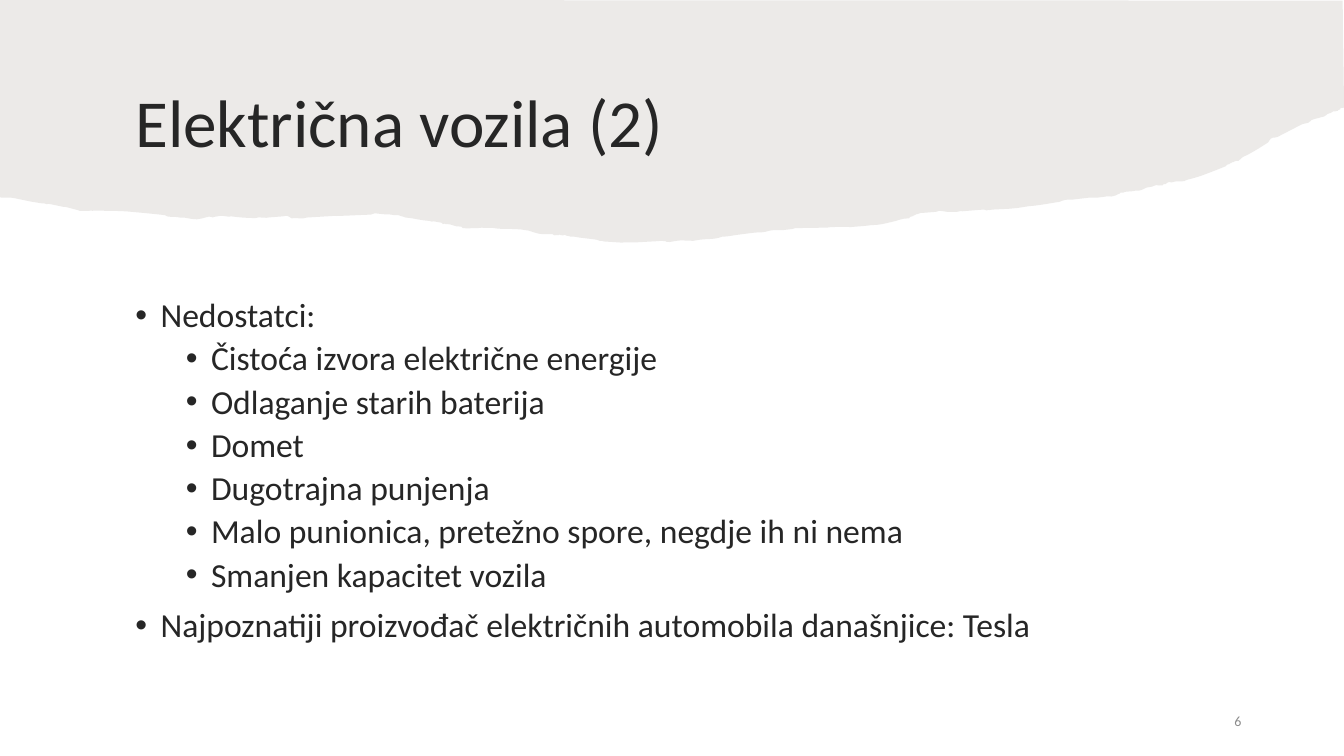
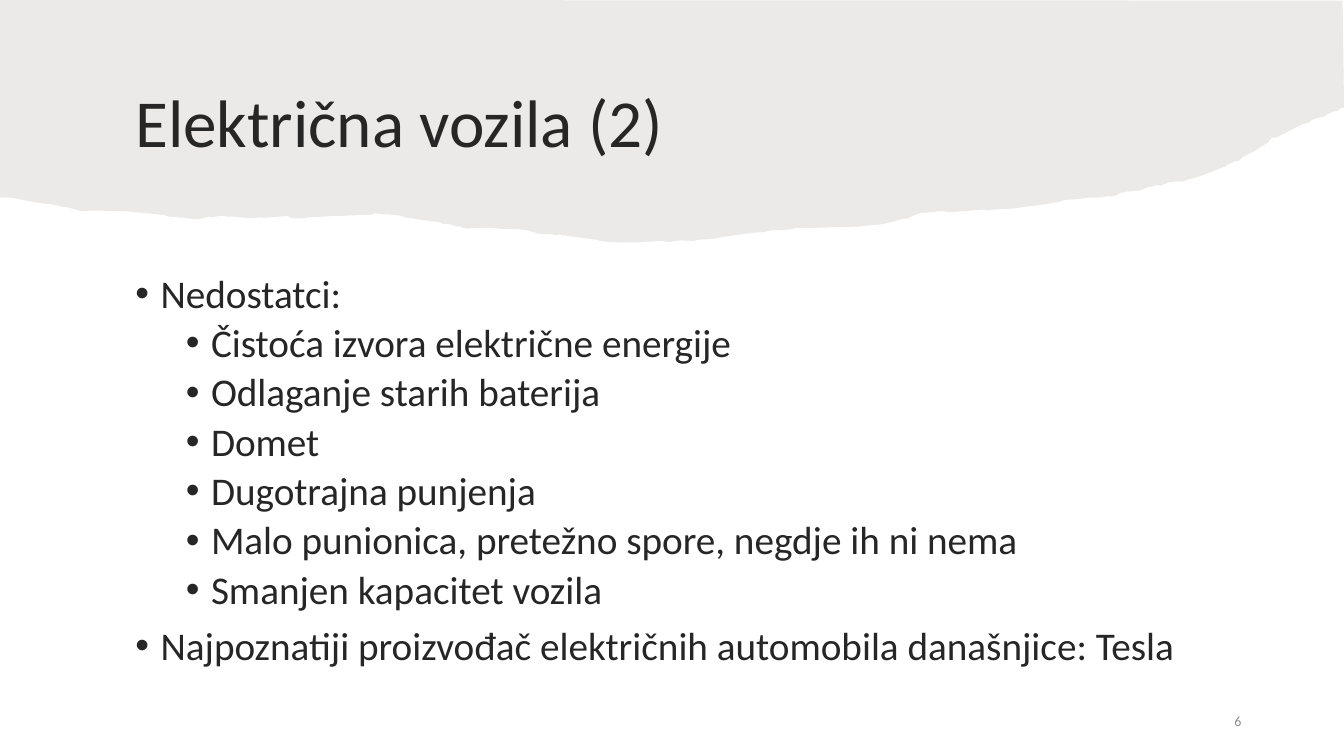
Before and after one commit to TinJukic/Seminar-2, a slide deck: slide 6 of Rješavanje problema usmjeravanja električnih vozila - Tin Jukić.pptx. Drawn at 1344x756 pixels with LibreOffice and Linux fonts; fonts in the diff are those of the drawing. Boxes give left, top, right and bottom in pixels: in the first picture for what was removed or moved away, otherwise in the second. Text is boxed around its words. In the diff, an @@ line names an element or a change of style, - is before the commit and + after.

```diff
--- a/Rješavanje problema usmjeravanja električnih vozila - Tin Jukić.pptx
+++ b/Rješavanje problema usmjeravanja električnih vozila - Tin Jukić.pptx
@@ text "Nedostatci:" at (161,280,1174,667): size 24 to 28 pt @@
```
Also in this commit, not shown: 7 other slides changed, 2 slides added, 1 slide removed, 2 other files.
